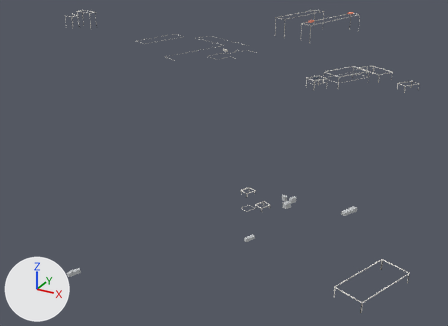
An edit to the glTF model public/tiles/lumiar/d_2_4.glb, drawn before and after from the same camera.
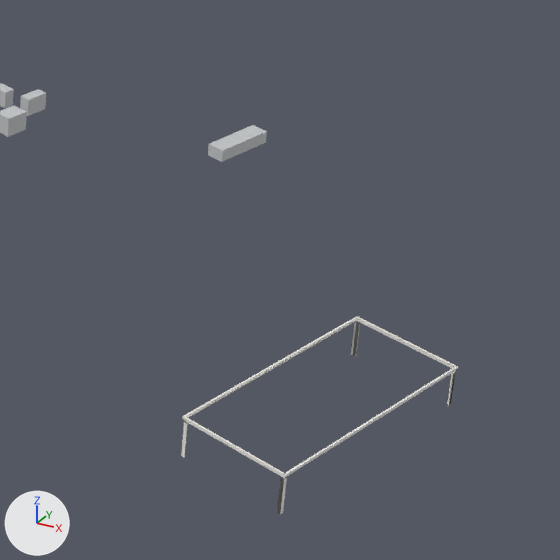
The first picture shows the older version from a 50 mm lens placed at (-342.0, 6004.0, 268.0), pointed at (-591.0, 6456.0, 42.0). The close-ups show the older and then the newer version on the part from 63% to 98% of the width and 53% to 100% of the height of that picture. Only the edits that show in the close-ups are written down. The lights are fixed; the arrows at lower left show +X, +Y and +Z. Where no turn or scale is listed for an object, it has been applied to the vertices. Vertices at exactly the same position are counted once.

The first close-up shows 'detail'.
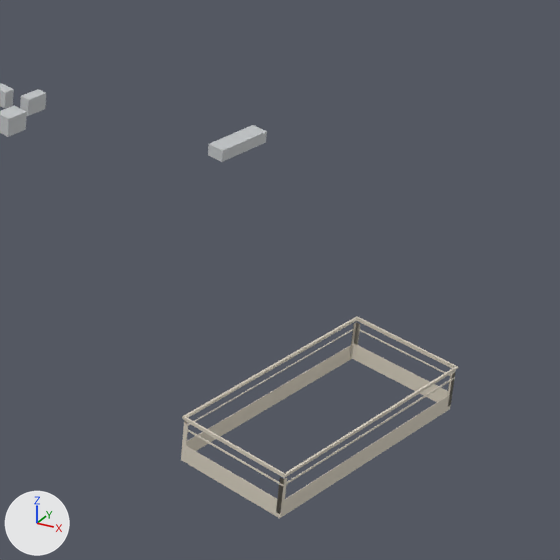
Where the change shows, as pixel boxes (x1, y1, x2, y2) in the close-ups (560 x 560 px):
'detail', reshaped, moved
    before: (0, 83, 458, 514)
    after: (0, 83, 458, 518)
part 1 of me_detail, built on
    before: (184, 320, 456, 478)
    after: (181, 319, 455, 518)
part 2 of me_detail, recoloured
    both: (182, 318, 458, 477)

The change, as a diff of the scene's bpy script:
```diff
--- a/public/tiles/lumiar/d_2_4.glb.py
+++ b/public/tiles/lumiar/d_2_4.glb.py
@@ me_detail @@
 # used by ob_detail; location = (-640.3, 6466.3, 116.3)
-me_detail.from_pydata(...)  # 1402 vertices, 1250 faces; spans x -256.0..256.0, y -292.0..292.0, z -17.0..17.0
+me_detail.from_pydata(...)  # 800 vertices, 780 faces; spans x -256.0..256.0, y -292.0..292.0, z -17.0..17.0
+# me_detail part 1: 5 vertices moved within x 229.0..256.0, y -239.0..-201.0, z -17.0..-12.0; 1 vertex removed from x 243.0, y -239.0, z -17.0; 35 vertices added at x 229.0..256.0, y -239.0..-201.0, z -17.0..-11.0
+# me_detail part 2: 89 kept faces spanning x 1.0..256.0, y -239.0..99.0, z -17.0..7.0 get new vertex colours; the middle colour goes from white #eeece6 to pale yellow #d8d0c0
+# other edits to the shape of me_detail do not show in these pictures
 me_detail.materials.append(mat_detail)
@@ ob_detail @@
 ob_detail = bpy.data.objects.new('detail', me_detail)
-ob_detail.location = (-640.3, 6466.3, 116.3)
+ob_detail.location = (-640.3, 6466.3, 116.0)
```
